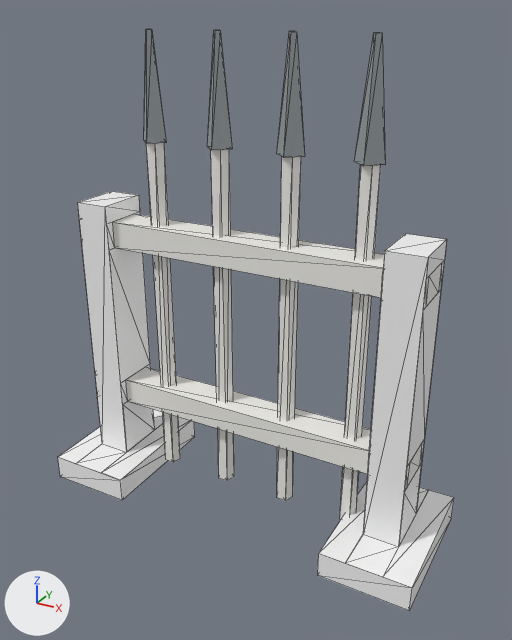
The glTF model xia-ai-town/assets/hd2d/props/rack.glb: old version first, new version second.
One viewpoint serves both versions: a 50 mm camera at (2.2, -3.87, 3.43) aimed at (0.09, -0.03, 1.51). Arrows for +X, +Y and +Z are at lower left; the lights stay in place. The first picture is the older version. Mesh edges are drawn as thin lines. Vertices at exactly the same position are counted once.

In view in the first picture: 'rack'.
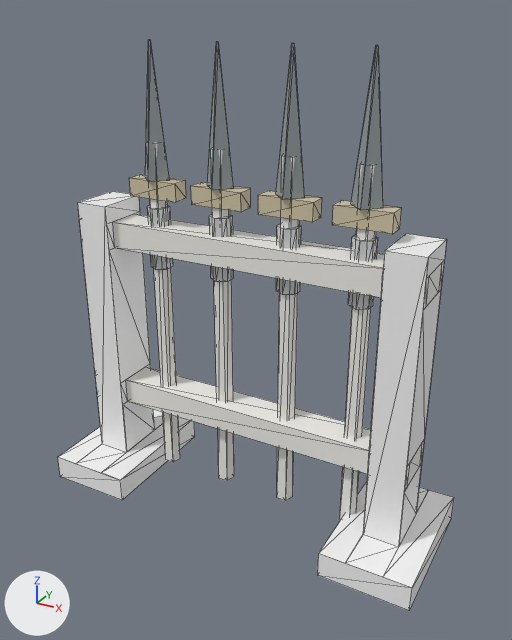
The edits, one by one:
Material 'XIA_P3_wood_recess' (mat_xia_p3_wood_recess) is new.
Its base color is (0.68, 0.7, 0.7) (light grey #d7dada).
Its roughness is 0.4.
Material 'XIA_P3_bronze' (mat_xia_p3_bronze) is new.
Its base color is (0.65, 0.57, 0.39) (beige #d3c7a8).
Its roughness is 0.4.
me_rack is used by ob_rack; location (0.0, 0.0, 0.0).
me_rack had 176 vertices, 240 faces and spanned x -1.44..1.44, y -0.5..0.5, z 0.0..3.31.
me_rack now has 256 vertices, 368 faces and spans x -1.44..1.44, y -0.5..0.5, z 0.0..3.25.
me_rack part 1: a new loose piece, a 6-sided cylinder along z spanning x -0.76..-0.62, y -0.08..0.08, z 1.75..2.19, in mat_xia_p3_wood_recess (light grey #d7dada).
me_rack part 2: a new loose piece, a 6-sided cylinder along z spanning x -0.26..-0.12, y -0.08..0.08, z 1.75..2.19, in mat_xia_p3_wood_recess (light grey #d7dada).
me_rack part 3: a new loose piece, a 6-sided cylinder along z spanning x 0.24..0.38, y -0.08..0.08, z 1.75..2.19, in mat_xia_p3_wood_recess (light grey #d7dada).
me_rack part 4: a new loose piece, a 6-sided cylinder along z spanning x 0.74..0.88, y -0.08..0.08, z 1.75..2.19, in mat_xia_p3_wood_recess (light grey #d7dada).
Part 5, on me_rack:
22 vertices are removed from x -0.71..0.84, y -0.09..0.09, z 2.62..3.31.
46 faces are deleted.
10 vertices move from x -0.78..0.91, y -0.09..0.09, z 2.62 to x -0.88..1.0, y -0.06..0.06, z 2.25..2.38.
28 vertices are added at x -0.79..0.82, y -0.1..0.06, z 2.25..3.25.
7 new vertices lie (0.38, 0.0, 0.0) away from vertices in x -0.78..0.91, y -0.09..0.09, z 2.62.
6 new vertices lie (0.0, 0.0, 0.13) away from vertices in x -0.28..1.0, y 0.0..0.06, z 2.25..2.62.
5 new vertices lie (-0.38, 0.0, 0.0) away from vertices in x -0.28..1.0, y -0.06..0.0, z 2.38..2.62.
8 new vertices lie (0.1, 0.1, 0.0) away from vertices in x -0.79..0.81, y -0.1..0.0, z 2.38.
46 new faces join them, mat_xia_p3_bronze (beige #d3c7a8).
48 new faces join them, mat_xia_p3_iron (grey #99a2a4).
me_rack gains material mat_xia_p3_bronze (beige #d3c7a8).
me_rack gains material mat_xia_p3_wood_recess (light grey #d7dada).

Pixel boxes (x1, y1, x2, y2) of what changed, in the pictures (512 x 640 px):
'rack', reshaped: before (58, 29, 454, 611); after (58, 40, 454, 611)
part 1 of me_rack, added: after (147, 205, 173, 270)
part 2 of me_rack, added: after (209, 214, 234, 282)
part 3 of me_rack, added: after (276, 224, 302, 295)
part 4 of me_rack, added: after (348, 235, 378, 310)
part 5 of me_rack, reshaped: before (144, 29, 386, 166); after (129, 40, 401, 234)
